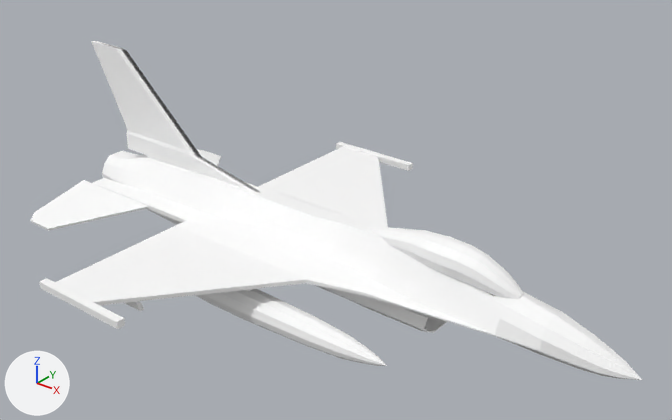
The OBJ model OpenGL_Flightsim/assets/models/falcon.obj: old version first, new version second.
Rendered twice from a 50 mm camera at (13.84, -14.93, 10.3) aimed at (1.78, 0.15, 0.95). The lights are fixed; the arrows at lower left show +X, +Y and +Z. Where no turn or scale is listed for an object, it has been applied to the vertices. Vertices at the same position are counted once.

Names of what the first picture shows: 'Airframe_Cube', 'Cannopy_Sphere', 'Elevator_Cube.002', 'LeftFlap_Cube.003', 'RightFlap_Cube.005', 'Rudder_Cube.001'.
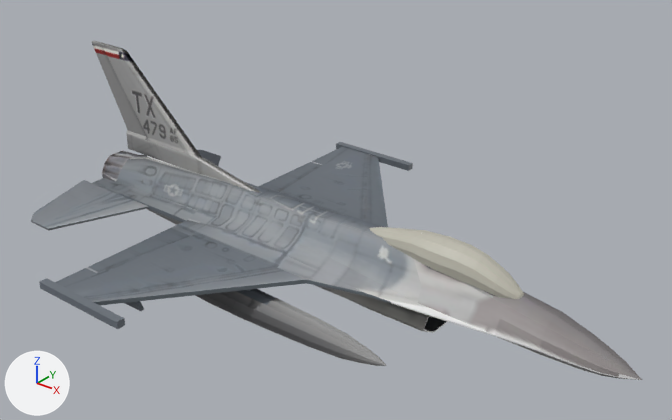
Edits to the scene script, one JSON object a line:
```json
{"op": "add", "block": "img_f16_large_jpg", "code": ["img_f16_large_jpg = load_image('f16_large.jpg', '../textures/f16_large.jpg', 1500, 1500, 'sRGB')"]}
{"op": "set", "path": "mat_material_001.texture", "old": "img_colorpalette_png", "new": "img_f16_large_jpg"}
{"op": "set", "path": "mat_material_004.texture", "old": "img_colorpalette_png", "new": "img_f16_large_jpg"}
{"block": "me_airframe_cube", "where": "me_airframe_cube.from_pydata(...)  # 913 vertices, 876 faces, 9 loose edges; spans x -5.9..9.3, y -5.3..5.2, z -1.4..3.5"}
{"block": "me_airframe_cube", "where": "# used by ob_airframe_cube; location = (0.0, 0.0, 0.0)"}
{"block": "me_airframe_cube", "change": "me_airframe_cube part 1: texture (UV) coordinates of 838 of 876 faces, centred in x -5.9..9.1, y -5.3..5.2, z -1.3..3.5, changed; they spanned u 0.07..0.58, v 0.06..0.32 and now span u 0.02..0.92, v 0.0..0.96"}
{"block": "me_cannopy_sphere", "where": "me_cannopy_sphere.from_pydata(...)  # 128 vertices, 130 faces; spans x 2.76..6.73, y -0.44..0.41, z 0.47..1.28"}
{"block": "me_cannopy_sphere", "where": "# used by ob_cannopy_sphere; location = (0.0, 0.0, 0.0)"}
{"block": "me_cannopy_sphere", "change": "me_cannopy_sphere part 2: texture (UV) coordinates of 130 of 130 faces, centred in x 2.78..6.7, y -0.41..0.38, z 0.48..1.24, changed; they spanned u 0.32..0.32, v 0.05..0.05 and now span u 0.45..0.45, v 0.87..0.87"}
{"block": "me_elevator_cube_002", "where": "me_elevator_cube_002.from_pydata(...)  # 24 vertices, 20 faces; spans x -5.91..-3.26, y -3.07..3.05, z -0.44..0.03"}
{"block": "me_elevator_cube_002", "where": "# used by ob_elevator_cube_002; location = (0.0, 0.0, 0.0)"}
{"block": "me_elevator_cube_002", "change": "me_elevator_cube_002 part 3: texture (UV) coordinates of 18 of 20 faces, centred in x -5.91..-4.1, y -3.07..3.04, z -0.41..0.0, changed; they spanned u 0.3..0.3, v 0.3..0.3 and now span u 0.05..0.14, v 0.43..0.67"}
{"block": "me_leftflap_cube_003", "where": "me_leftflap_cube_003.from_pydata(...)  # 8 vertices, 6 faces; spans x -1.88..-1.16, y 1.51..4.05, z -0.03..0.07"}
{"block": "me_leftflap_cube_003", "where": "# used by ob_leftflap_cube_003; location = (0.0, 0.0, 0.0)"}
{"block": "me_leftflap_cube_003", "change": "me_leftflap_cube_003 part 4: texture (UV) coordinates of 2 of 6 faces, centred in x -1.88..-1.61, y 2.78, z 0.02..0.07, changed; they spanned u 0.04..0.31, v 0.06..0.3 and now span u 0.2..0.23, v 0.45..0.72"}
{"block": "me_rightflap_cube_005", "where": "me_rightflap_cube_005.from_pydata(...)  # 8 vertices, 6 faces; spans x -1.88..-1.16, y -4.07..-1.54, z -0.03..0.07"}
{"block": "me_rightflap_cube_005", "where": "# used by ob_rightflap_cube_005; location = (0.0, 0.0, 0.0)"}
{"block": "me_rightflap_cube_005", "change": "me_rightflap_cube_005 part 5: texture (UV) coordinates of 2 of 6 faces, centred in x -1.88..-1.61, y -2.8, z 0.02..0.07, changed; they spanned u 0.31..0.33, v 0.3..0.31 and now span u 0.2..0.23, v 0.4..0.64"}
{"block": "me_rudder_cube_001", "where": "me_rudder_cube_001.from_pydata(...)  # 12 vertices, 10 faces; spans x -6.36..-4.43, y -0.07..0.04, z 1.28..3.54"}
{"block": "me_rudder_cube_001", "where": "# used by ob_rudder_cube_001; location = (0.0, 0.0, 0.0)"}
{"block": "me_rudder_cube_001", "change": "me_rudder_cube_001 part 6: texture (UV) coordinates of 6 of 10 faces, centred in x -6.13..-5.47, y -0.07..0.04, z 2.41..3.54, changed; they spanned u 0.05..0.05, v 0.07..0.07 and now span u 0.03..0.11, v 0.88..0.97"}
```

Location of each change, (x1, y1, x2, y2) in pixels of the pictures (672 x 420 px):
```json
{"object": "Airframe_Cube", "change": "surface changed", "before": [39, 43, 642, 380], "after": [39, 43, 642, 380], "on screen": "white to grey"}
{"object": "Cannopy_Sphere", "change": "surface changed", "before": [370, 227, 524, 299], "after": [370, 227, 524, 299], "on screen": "white to grey"}
{"object": "RightFlap_Cube.005", "change": "surface changed", "before": [92, 226, 195, 270], "after": [92, 226, 195, 270], "on screen": "white to grey"}
{"object": "LeftFlap_Cube.003", "change": "surface changed", "before": [262, 157, 330, 192], "after": [262, 157, 330, 192], "on screen": "white to grey"}
{"part": 3, "of": "me_elevator_cube_002", "change": "surface changed", "before": [31, 150, 221, 231], "after": [31, 150, 221, 231], "on screen": "white to grey"}
{"part": 6, "of": "me_rudder_cube_001", "change": "surface changed", "before": [91, 41, 146, 136], "after": [91, 41, 146, 136], "on screen": "white to grey"}
```
